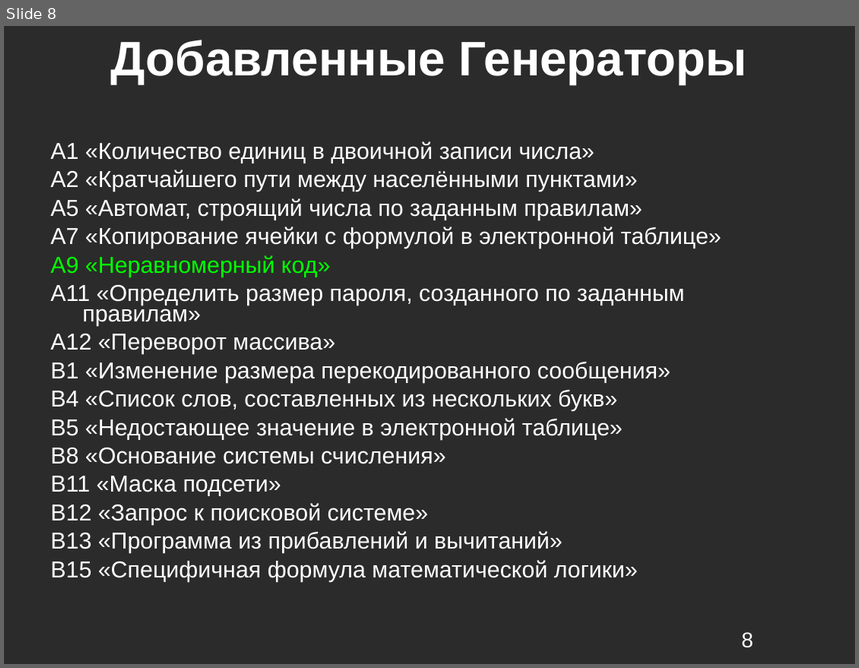
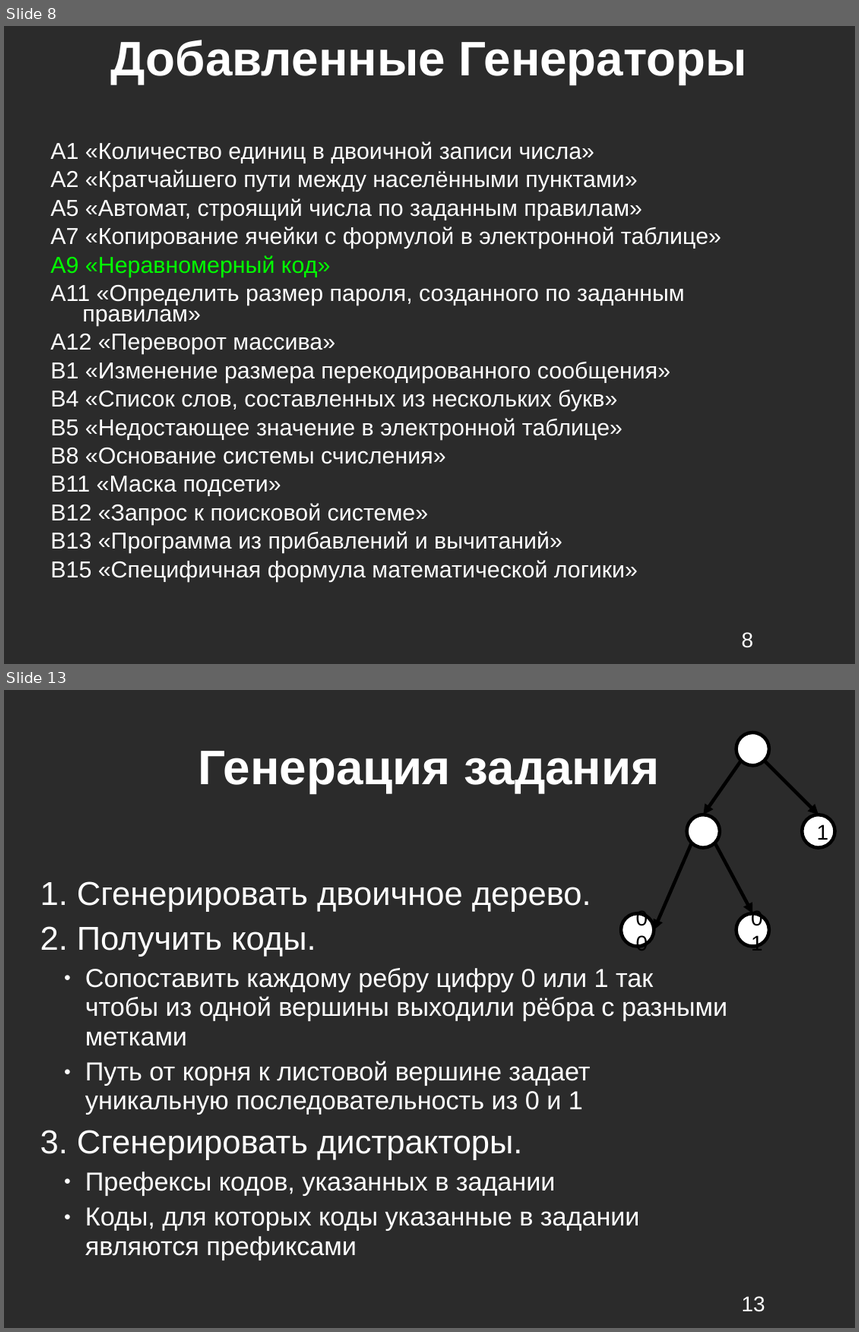
Before and after one commit to kevroletin/Coursework, a slide deck: 4_sem/8403а_Кевролетин_презентация.odp. Shown one above the other, each under a label of ours: slide 8 before the commit, slides 8 and 13 after it; the slides between them are not shown. The pictures are 859x668 and 859x1332 pixels, drawn with LibreOffice and Linux fonts; fonts in the diff are those of the drawing; background and template pictures are left out; a plain dark background stands for a picture behind light text. Boxes give left, top, right and bottom in pixels: in the first picture for what was removed or moved away, otherwise in the second. Text is boxed around its words. In the diff, an @@ line names an element or a change of style, - is before the commit and + after.

```diff
--- a/4_sem/8403а_Кевролетин_презентация.odp
+++ b/4_sem/8403а_Кевролетин_презентация.odp
@@ slide 13 added at [4,690,855,1328], background picture (left out) @@
@@ title added at [199,751,660,793], 41 pt, text #FFFFFF, bold @@
+Генерация задания
@@ group added at [621,733,835,947]: 5 ellipses, 4 arrows @@
+1
+00
+01
@@ text added at [40,882,728,1260], 22 pt, text #FFFFFF @@
+1. Сгенерировать двоичное дерево.
+2. Получить коды.
+    ● Сопоставить каждому ребру цифру 0 или 1 так чтобы из одной вершины выходили рёбра с разными метками
+    ● Путь от корня к листовой вершине задает уникальную последовательность из 0 и 1
+3. Сгенерировать дистракторы.
+    ● Префексы кодов, указанных в задании
+    ● Коды, для которых коды указанные в задании являются префиксами
@@ page number added at [742,1296,766,1312], 18 pt, text #FFFFFF @@
+13
```
Also in this commit, not shown: 6 slides changed, 1 other slide added, 4 slides removed, 3 other files.
